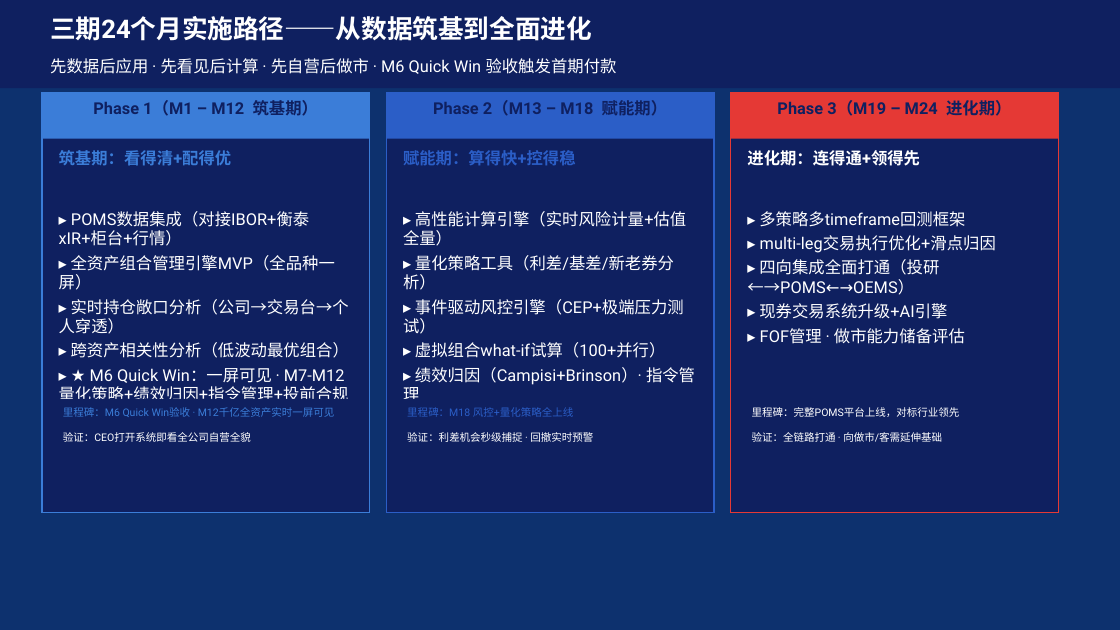
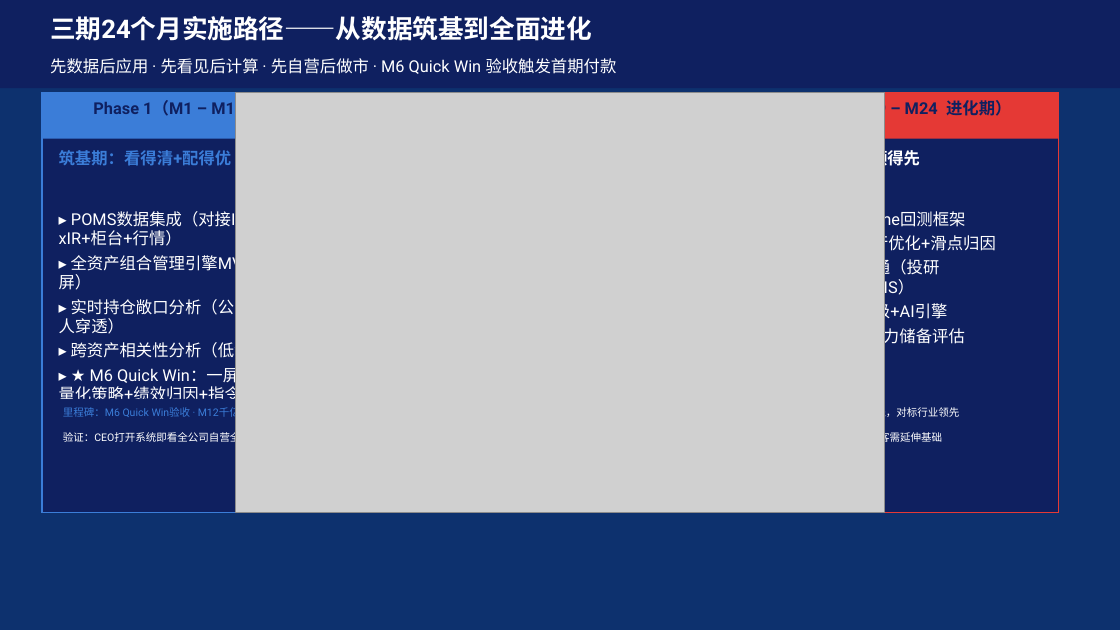
Before and after one commit to BellyFish99/ficc-projDocs, a slide deck: slide 33 of gy/gy_ppt.pptx. Drawn at 1120x630 pixels with LibreOffice and Linux fonts; fonts in the diff are those of the drawing; grey boxes stand for pictures; background and template pictures are left out. Boxes give left, top, right and bottom in pixels: in the first picture for what was removed or moved away, otherwise in the second. Text is boxed around its words. In the diff, an @@ line names an element or a change of style, - is before the commit and + after.

```diff
--- a/gy/gy_ppt.pptx
+++ b/gy/gy_ppt.pptx
@@ picture added at (x1=236, y1=92, x2=885, y2=513) @@
@@ text removed at (x1=433, y1=100, x2=667, y2=116) @@
-Phase 2（M13 – M18 赋能期）
@@ text removed at (x1=403, y1=150, x2=576, y2=166) @@
-赋能期：算得快+控得稳
@@ text removed at (x1=403, y1=211, x2=695, y2=399) @@
-▸ 高性能计算引擎（实时风险计量+估值全量）
-▸ 量化策略工具（利差/基差/新老券分析）
-▸ 事件驱动风控引擎（CEP+极端压力测试）
-▸ 虚拟组合what-if试算（100+并行）
-▸ 绩效归因（Campisi+Brinson）· 指令管理
@@ rectangle removed at (x1=395, y1=399, x2=706, y2=424) @@
@@ text removed at (x1=407, y1=407, x2=574, y2=417) @@
-里程碑：M18 风控+量化策略全上线
@@ text removed at (x1=407, y1=432, x2=593, y2=442) @@
-验证：利差机会秒级捕捉 · 回撤实时预警
```
Also in this commit, not shown: 6 other slides changed, 2 other files.
